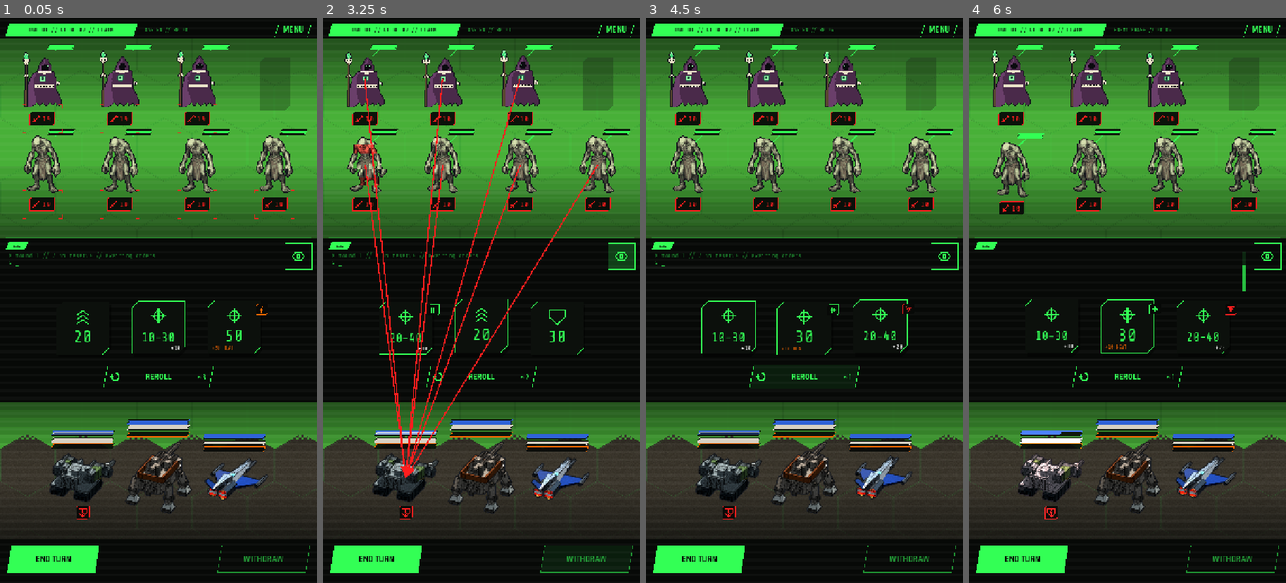
Above: before the commit, frames 1-4 (left to right).
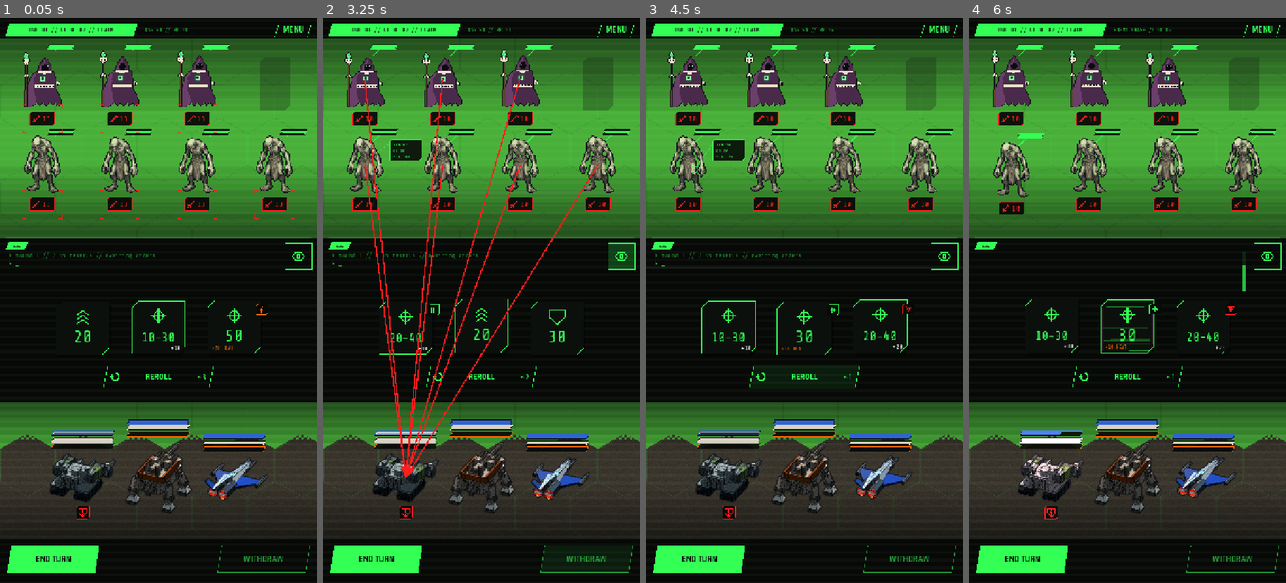
Above: after the commit, the same moments.

Repository: ryanjdmartin/riftgate
Game: Godot game, scene res://game/skirmish/skirmish_screen.tscn
Two runs of this game, one before a commit and one after it. Both use one fixed random seed, a clock stepped at 60 frames per second and the inputs below. This scene is started directly instead of the project's main scene.
Inputs (mouse positions are in pixels of both pictures, inside the frame that each line leads up to):
- Up to frame 1 (0.05 s): no input
- Up to frame 2 (3.25 s): click (620, 255) at 0.5 s; click "REROLL" at 1.25 s; click "END TURN" at 2 s; click "WITHDRAW" at 2.75 s
- Up to frame 3 (4.5 s): click (943, 255) at 3.5 s; click "REROLL" at 4.25 s
- Up to frame 4 (6 s): click "END TURN" at 5 s; click "YES" at 5.75 s

The runs differ from the first frame. In frame 1, less than 0.1% of the frame differs, in the area x 14-90%, y 17-34%; in frame 2, 0.8%, in the area x 7-32%, y 21-30%; in frame 3, 0.4%; in frame 4, 0.2%.

Commit message:
The feed's events on two independent lanes, foes on one and machines and dice on the other; the machine's chart narrower with an equaliser variant of three level bars; the die's static wider
Co-Authored-By: Claude Fable 5.1 <noreply@anthropic.com>

Diff:
--- a/game/ui/die_face_view.gd
+++ b/game/ui/die_face_view.gd
@@ -173,10 +173,11 @@
 		var tick := int(_recalc * 20.0)
 		ink.a *= 0.7 + 0.3 * Hud.noise(tick * 0.7 + 0.3)
 		Hud.stroke_poly(self, Hud.cut(rect.grow(-3.0), CUT), Color(Palette.INK, 0.5 * (1.0 - rt)), 1.0)
-		for j in range(12):
-			var yy := rect.position.y + 6.0 + Hud.noise(tick * 0.9 + j * 0.61) * (FACE - 12.0)
-			var x0 := rect.position.x + 6.0 + Hud.noise(tick * 1.7 + j * 0.23) * (FACE - 12.0) * 0.6
-			var w := (FACE - 12.0) * (0.15 + 0.35 * Hud.noise(tick * 0.4 + j * 0.83))
+		# Wide dashes, most of the face across (Ryan, 23 September: the first cut was narrow).
+		for j in range(14):
+			var yy := rect.position.y + 5.0 + Hud.noise(tick * 0.9 + j * 0.61) * (FACE - 10.0)
+			var w := (FACE - 8.0) * (0.35 + 0.6 * Hud.noise(tick * 0.4 + j * 0.83))
+			var x0 := rect.position.x + 4.0 + Hud.noise(tick * 1.7 + j * 0.23) * (FACE - 8.0 - w)
 			draw_rect(Rect2(x0, yy, w, 1.0), Color(hud, (0.18 + 0.3 * Hud.noise(tick + j * 0.5)) * alpha))
 	draw_string(mono, Vector2(0, 92.0 + bob), num, HORIZONTAL_ALIGNMENT_CENTER, FACE, num_size, ink)
 	if face.strikes > 1:
--- a/game/ui/feed_fx.gd
+++ b/game/ui/feed_fx.gd
@@ -1,18 +1,25 @@
 class_name FeedFX
 extends Control
 
-## The display reading the fight (Ryan, 23 September): every few seconds one brief,
-## one-shot analysis event on a random unit or die, so the skirmish HUD feels like a feed
-## being analysed in real time rather than a print. Infrequent and varied on purpose, so it
-## never becomes a rhythm and never competes with the pending-gauge pulse. The events:
+## The display reading the fight (Ryan, 23 September): brief one-shot analysis events on
+## random units and dice, so the skirmish HUD feels like a feed being analysed in real time
+## rather than a print. Infrequent and varied on purpose, so it never becomes a rhythm and
+## never competes with the pending-gauge pulse. Two independent lanes, one for the foes and
+## one for the machines and dice, each with its own clock (Ryan, 23 September: on one clock
+## the foes, having more kinds, took most of the turns and the bottom of the screen went
+## quiet). The events:
 ##
-##   scanbox   bracket corners settle onto a foe, a meter fills beneath it, bytes tick above
+##   foe lane
+##   scanbox   bracket corners settle onto a foe, a meter fills, bytes tick, then it blinks "SCAN OK"
 ##   databox   a small telemetry box beside a foe, three lines of gibberish, its leader ending
 ##             in a select box that moves between parts of the foe
+##   tear      a foe's picture tears for half a second (the unit's own glitch)
+##   signal    a foe's signal drops: the picture fades under static, a plated "SIG LOST" blinks
+##
+##   ally lane
 ##   readout   a live chart beside a machine: bars rolling in on a fixed leader
+##   levels    three chunky horizontal bars beside a machine, growing and shrinking like an equaliser
 ##   recalc    static runs across a die's face and its frame flashes once; the number holds
-##   tear      a foe's picture tears for a quarter second (the unit's own glitch)
-##   signal    a foe's signal drops: the picture fades under static, "SIG LOST"
 ##
 ## The host gives three callables returning what is alive right now; the tear and signal
 ## events go off with the glitch setting. Draws over the units, under the panels; takes no
@@ -22,22 +29,27 @@
 var mech_views: Callable = Callable()   # -> Array of UnitView
 var dice: Callable = Callable()         # -> Array of DieFaceView
 
-const GAP_MIN := 4.0
-const GAP_MAX := 9.0
-const WEIGHTS := {"scanbox": 3, "databox": 3, "readout": 2, "recalc": 2, "tear": 2, "signal": 1}
+const GAP_MIN := 5.0
+const GAP_MAX := 11.0
+const LANES := {
+	"foe": {"scanbox": 3, "databox": 3, "tear": 2, "signal": 1},
+	"ally": {"readout": 3, "levels": 2, "recalc": 3},
+}
 # Drawn out (Ryan, 23 September: the first cut, at a second or under, was too quick to read).
-const DURATION := {"scanbox": 2.6, "databox": 2.8, "readout": 2.8, "recalc": 0.7, "tear": 0.5, "signal": 1.3}
+const DURATION := {"scanbox": 2.6, "databox": 2.8, "readout": 2.8, "levels": 2.8, "recalc": 0.7, "tear": 0.5, "signal": 1.3}
 const SETTLE := 0.35        # seconds the brackets and the boxes take to land
 const SCAN_HOLD := 0.7      # the scanbox's meter fills over this share of its time, then it blinks "complete"
 const BOX := Vector2(72.0, 48.0)     # the foe's telemetry box
-const CHART := Vector2(96.0, 54.0)   # the machine's live chart
+const CHART := Vector2(80.0, 54.0)   # the machine's live chart and its levels
 const READ_EVERY := 0.9     # a telemetry box moves to another part of the unit this often
-## RIFTGATE_FEED_DEBUG=1: an event every half second or so, and the ground tears every
-## couple of seconds, to judge them by eye.
+## RIFTGATE_FEED_DEBUG=1: an event every half second or so on each lane, and the ground
+## tears every couple of seconds, to judge them by eye.
 static var DEBUG := OS.get_environment("RIFTGATE_FEED_DEBUG") == "1"
 
-var _wait := 3.0
-var _ev: Dictionary = {}   # type, view, t, dur, salt
+var _lanes: Dictionary = {   # lane -> {wait, ev}; ev: type, view, t, dur, salt, (spots)
+	"foe": {"wait": 3.0, "ev": {}},
+	"ally": {"wait": 5.5, "ev": {}},
+}
 var _rng := RandomNumberGenerator.new()
 
 
@@ -48,59 +60,73 @@
 
 
 func _process(delta: float) -> void:
-	if not _ev.is_empty():
-		_ev["t"] += delta
-		if _ev["t"] >= _ev["dur"] or not is_instance_valid(_ev["view"]):
-			_ev = {}
-			_wait = _rng.randf_range(0.4, 0.9) if DEBUG else _rng.randf_range(GAP_MIN, GAP_MAX)
+	var busy := false
+	for lane in _lanes.keys():
+		var st: Dictionary = _lanes[lane]
+		var ev: Dictionary = st["ev"]
+		if not ev.is_empty():
+			ev["t"] += delta
+			if ev["t"] >= ev["dur"] or not is_instance_valid(ev["view"]):
+				st["ev"] = {}
+				st["wait"] = _rng.randf_range(0.4, 0.9) if DEBUG else _rng.randf_range(GAP_MIN, GAP_MAX)
+			busy = true
+			continue
+		st["wait"] -= delta
+		if st["wait"] <= 0.0:
+			_start(lane)
+			busy = true
+	if busy:
 		queue_redraw()
-		return
-	_wait -= delta
-	if _wait <= 0.0:
-		_start()
 
 
 ## Start one event of `type` now (screenshots and tests).
 func force(type: String) -> void:
-	_ev = {}
-	_start(type)
-
-
-## Pick an event by weight and a live target for it; a kind with no target waits a second.
-func _start(forced: String = "") -> void:
+	for lane in LANES.keys():
+		if LANES[lane].has(type):
+			_lanes[lane]["ev"] = {}
+			_start(lane, type)
+			return
+
+
+## Pick an event on `lane` by weight and a live target for it; a kind with no target waits
+## a second.
+func _start(lane: String, forced: String = "") -> void:
+	var st: Dictionary = _lanes[lane]
+	var weights: Dictionary = LANES[lane]
 	var glitch_ok := bool(Settings.display.get("glitch", true))
 	var pool: Array = []
-	for kind in WEIGHTS.keys():
+	for kind in weights.keys():
 		if not glitch_ok and kind in ["tear", "signal"]:
 			continue
-		for i in range(int(WEIGHTS[kind])):
+		for i in range(int(weights[kind])):
 			pool.append(kind)
-	var type: String = forced if DURATION.has(forced) else pool[_rng.randi() % pool.size()]
+	var type: String = forced if weights.has(forced) else pool[_rng.randi() % pool.size()]
 	var view: Control = null
 	match type:
 		"scanbox", "databox", "tear", "signal":
 			view = _pick(foe_views)
-		"readout":
+		"readout", "levels":
 			view = _pick(mech_views)
 		"recalc":
 			view = _pick(dice)
 	if view == null:
-		_wait = 1.0
+		st["wait"] = 1.0
 		return
-	_ev = {"type": type, "view": view, "t": 0.0, "dur": float(DURATION[type]), "salt": int(_rng.randi() % 1000)}
+	var ev := {"type": type, "view": view, "t": 0.0, "dur": float(DURATION[type]), "salt": int(_rng.randi() % 1000)}
 	if type == "databox":
 		# The parts the box reads in turn: points on the drawing, as fractions of it.
 		var spots: Array = []
 		for i in range(3):
 			spots.append(Vector2(_rng.randf_range(0.2, 0.8), _rng.randf_range(0.15, 0.85)))
-		_ev["spots"] = spots
+		ev["spots"] = spots
 	match type:
 		"tear":
-			view.glitch("tear", _ev["dur"])
+			view.glitch("tear", ev["dur"])
 		"signal":
-			view.glitch("drop", _ev["dur"])
+			view.glitch("drop", ev["dur"])
 		"recalc":
-			view.recalc(_ev["dur"])
+			view.recalc(ev["dur"])
+	st["ev"] = ev
 	queue_redraw()
 
 
@@ -120,21 +146,29 @@
 
 
 func _draw() -> void:
-	if _ev.is_empty():
-		return
-	var v: Control = _ev["view"]
+	for lane in _lanes.keys():
+		var ev: Dictionary = _lanes[lane]["ev"]
+		if not ev.is_empty():
+			_draw_event(ev)
+
+
+func _draw_event(ev: Dictionary) -> void:
+	var v: Control = ev["view"]
 	if not is_instance_valid(v) or not v.visible:
 		return
-	var secs: float = _ev["t"]
-	var t: float = secs / _ev["dur"]
+	var secs: float = ev["t"]
+	var dur: float = ev["dur"]
+	var t: float = secs / dur
 	var frame := int(Time.get_ticks_msec() / 90)
-	var salt: int = _ev["salt"]
+	var salt: int = ev["salt"]
 	var hud := Palette.HUD
 	var mono := Hud.mono()
 	# In over a few frames, out over the last sixth.
 	var a := minf(1.0, secs * 10.0) * (1.0 if t < 0.84 else (1.0 - t) / 0.16)
 	var settle := clampf(secs / SETTLE, 0.0, 1.0)
-	match _ev["type"]:
+	# The boxes go out gently: a fade over the last third of a second.
+	var fade := clampf((dur - secs) / 0.35, 0.0, 1.0) * minf(1.0, secs * 10.0)
+	match ev["type"]:
 		"scanbox":
 			var r := _unit_rect(v)
 			var grow := 4.0 + 14.0 * (1.0 - settle)
@@ -144,7 +178,7 @@
 			var sa := a
 			var label := Hud.hex_bytes(3, frame, salt)
 			if done:
-				var blink := int((secs - SCAN_HOLD * _ev["dur"]) / 0.14)
+				var blink := int((secs - SCAN_HOLD * dur) / 0.14)
 				sa = 1.0 if blink % 2 == 1 else 0.12
 				label = "SCAN OK"
 			Hud.brackets(self, r.grow(grow), 10.0, Color(hud, sa), 1.5)
@@ -158,13 +192,11 @@
 			var r := _unit_rect(v)
 			# The box reads one part of the foe at a time: the leader ends in a small select
 			# box on it and moves on every READ_EVERY seconds, the lines changing with it.
-			var spots: Array = _ev["spots"]
+			var spots: Array = ev["spots"]
 			var which := int(secs / READ_EVERY) % spots.size()
 			var spot: Vector2 = r.position + (spots[which] as Vector2) * r.size
 			var s2 := salt + which * 17
 			var lines: Array[String] = ["TRK %02X" % (s2 % 256), Hud.hex_bytes(2, frame, s2), "SIG .%02d" % (absi(hash(frame * 3 + s2)) % 100)]
-			# Out gently: the box fades over the last third of a second and the leader draws back.
-			var fade := clampf((_ev["dur"] - secs) / 0.35, 0.0, 1.0) * minf(1.0, secs * 10.0)
 			var right := r.end.x + 14.0 + BOX.x <= size.x
 			var bx := r.end.x + 14.0 if right else r.position.x - 14.0 - BOX.x
 			var by := clampf(r.position.y + 6.0, 0.0, size.y - BOX.y)
@@ -178,27 +210,44 @@
 				Hud.brackets(self, Rect2(spot - Vector2(6.0, 6.0), Vector2(12.0, 12.0)), 4.0, Color(hud, fade), 1.2)
 			for i in range(lines.size()):
 				draw_string(mono, Vector2(bx + 7.0, by + 15.0 + i * 14.0), lines[i], HORIZONTAL_ALIGNMENT_LEFT, BOX.x - 14.0, 10, Color(hud, fade))
-		"readout":
+		"readout", "levels":
 			# A machine's readout is a live chart (Ryan, 23 September: not the foe's box
-			# again): a system tag over a row of bars that roll in from the right, one every
-			# tenth of a second, on a fixed leader to the machine's side.
+			# again), on a fixed leader to the machine's side: a system tag over a row of bars
+			# rolling in from the right, one every tenth of a second; or three chunky level
+			# bars growing and shrinking like an equaliser.
 			var r := _unit_rect(v)
-			var fade := clampf((_ev["dur"] - secs) / 0.35, 0.0, 1.0) * minf(1.0, secs * 10.0)
 			var right := r.end.x + 14.0 + CHART.x <= size.x
 			var bx := r.end.x + 14.0 if right else r.position.x - 14.0 - CHART.x
 			var by := clampf(r.get_center().y - CHART.y * 0.5, 0.0, size.y - CHART.y)
 			var box := Rect2(bx, by, CHART.x, CHART.y)
 			Hud.box(self, box, 5.0, Color(Palette.BG, 0.9 * fade), Color(hud, 0.85 * fade), 1.0)
 			draw_string(mono, Vector2(bx + 7.0, by + 13.0), "SYS %02X" % (salt % 256), HORIZONTAL_ALIGNMENT_LEFT, -1, 10, Color(hud, fade))
-			draw_string(mono, Vector2(bx, by + 13.0), "%3d" % (absi(hash(int(secs / 0.1) + salt)) % 100 + 400), HORIZONTAL_ALIGNMENT_RIGHT, CHART.x - 7.0, 10, Color(hud, 0.8 * fade))
-			var chart := Rect2(bx + 7.0, by + 19.0, CHART.x - 14.0, CHART.y - 26.0)
-			draw_line(Vector2(chart.position.x, chart.end.y), chart.end, Color(hud, 0.4 * fade), 1.0)
-			var nbars := 16
-			var bw := chart.size.x / nbars
-			var step := int(secs / 0.1)
-			for i in range(nbars):
-				var h := chart.size.y * (0.1 + 0.9 * Hud.noise((step + i) * 0.61 + salt * 0.013))
-				draw_rect(Rect2(chart.position.x + i * bw + 1.0, chart.end.y - h, bw - 2.0, h), Color(hud, (0.45 + 0.55 * float(i) / nbars) * fade))
+			var inner := Rect2(bx + 7.0, by + 19.0, CHART.x - 14.0, CHART.y - 26.0)
+			if ev["type"] == "readout":
+				draw_string(mono, Vector2(bx, by + 13.0), "%3d" % (absi(hash(int(secs / 0.1) + salt)) % 100 + 400), HORIZONTAL_ALIGNMENT_RIGHT, CHART.x - 7.0, 10, Color(hud, 0.8 * fade))
+				draw_line(Vector2(inner.position.x, inner.end.y), inner.end, Color(hud, 0.4 * fade), 1.0)
+				var nbars := 12
+				var bw := inner.size.x / nbars
+				var step := int(secs / 0.1)
+				for i in range(nbars):
+					var h := inner.size.y * (0.1 + 0.9 * Hud.noise((step + i) * 0.61 + salt * 0.013))
+					draw_rect(Rect2(inner.position.x + i * bw + 1.0, inner.end.y - h, bw - 2.0, h), Color(hud, (0.45 + 0.55 * float(i) / nbars) * fade))
+			else:
+				# Each level glides between readings taken every third of a second.
+				var step := secs / 0.33
+				var k := int(step)
+				var mix := step - k
+				var rows := ["L1", "L2", "L3"]
+				var row_h := inner.size.y / rows.size()
+				for i in range(rows.size()):
+					var lo := Hud.noise((k + i * 7) * 0.53 + salt * 0.017)
+					var hi := Hud.noise((k + 1 + i * 7) * 0.53 + salt * 0.017)
+					var level := lerpf(lo, hi, smoothstep(0.0, 1.0, mix))
+					var y := inner.position.y + i * row_h
+					draw_string(mono, Vector2(inner.position.x, y + row_h * 0.5 + 3.0), rows[i], HORIZONTAL_ALIGNMENT_LEFT, -1, 8, Color(hud, 0.8 * fade))
+					var track := Rect2(inner.position.x + 16.0, y + row_h * 0.5 - 3.0, inner.size.x - 16.0, 6.0)
+					draw_rect(track, Color(hud, 0.18 * fade))
+					draw_rect(Rect2(track.position, Vector2(track.size.x * (0.1 + 0.9 * level), track.size.y)), Color(hud, fade))
 			var from := Vector2(bx if right else bx + CHART.x, by + CHART.y * 0.5)
 			var to := Vector2(r.end.x if right else r.position.x, by + CHART.y * 0.5)
 			draw_line(from, from.lerp(to, settle), Color(hud, 0.7 * fade), 1.0)
--- a/tools/screenshot.gd
+++ b/tools/screenshot.gd
@@ -64,7 +64,7 @@
 			# The corrupted side's tear, caught as it fires: the backdrop's clock is set just
 			# past the first firing time (RIFTGATE_SHOT_FRAME=4).
 			s._bg._t = TearLayer.fire_time() + 0.03
-		"feed_scanbox", "feed_databox", "feed_readout", "feed_recalc", "feed_tear", "feed_signal":
+		"feed_scanbox", "feed_databox", "feed_readout", "feed_levels", "feed_recalc", "feed_tear", "feed_signal":
 			# One of the feed's analysis events, started now (RIFTGATE_SHOT_FRAME=20 for the
 			# boxes, 8 for the tear, the signal drop and the recalculation).
 			s._fx.force(_pose.trim_prefix("feed_"))
Not shown, changed: docs/status.md
